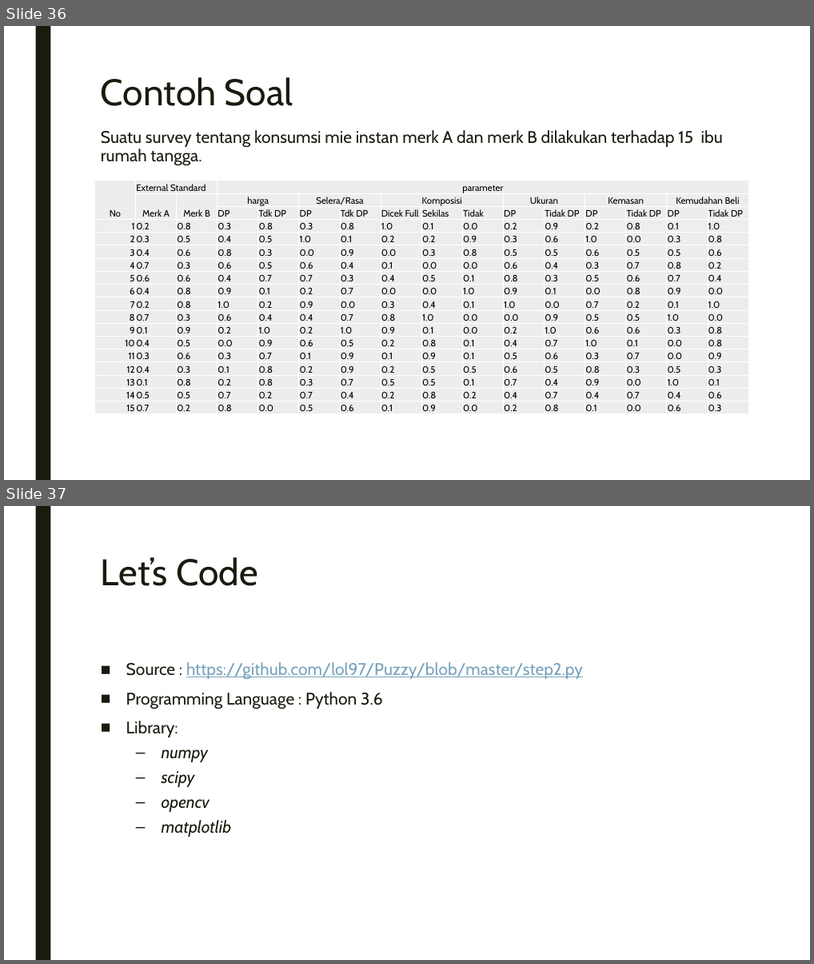
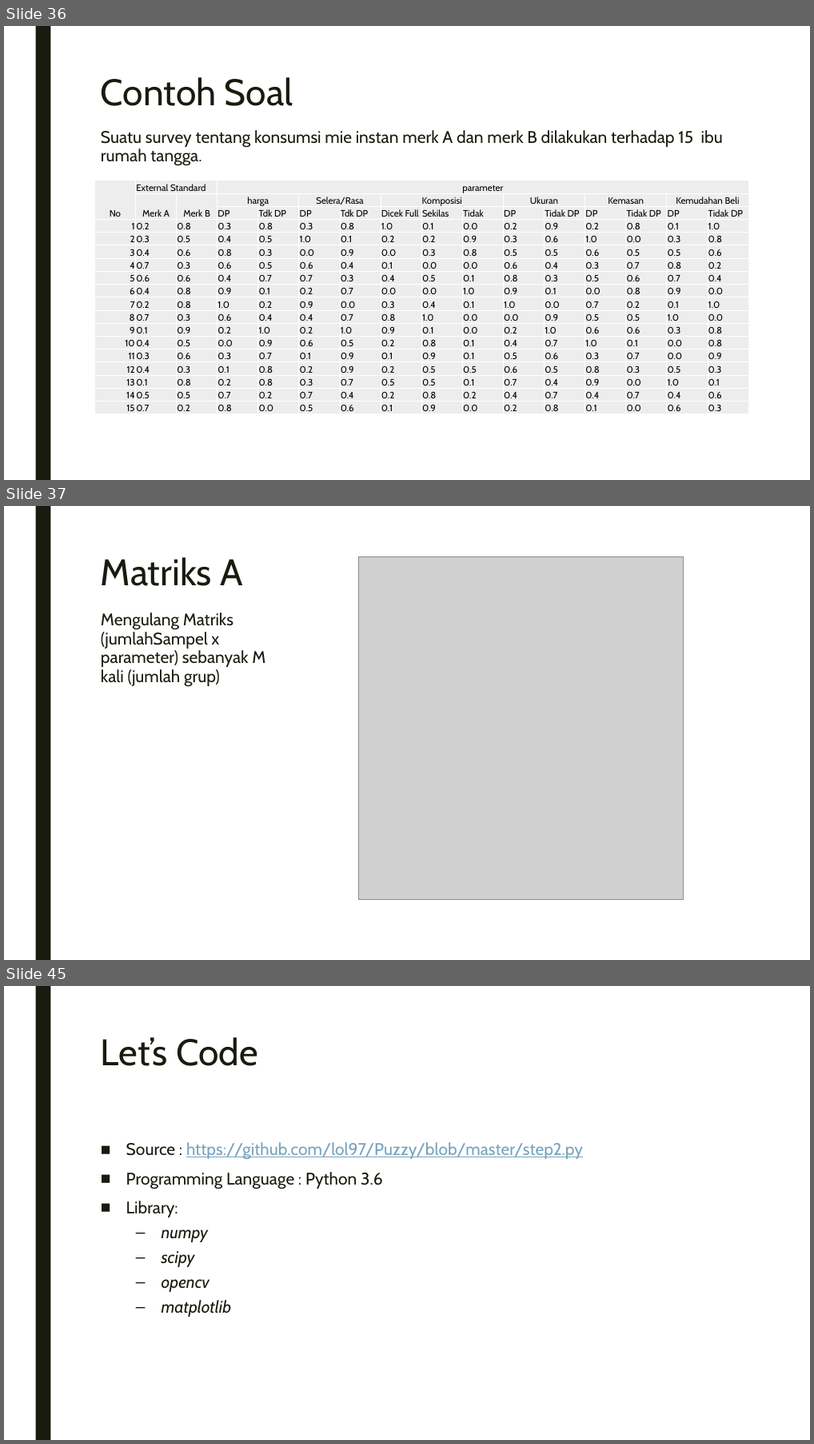
Before and after one commit to lol97/Puzzy, a slide deck: Fuzzy Quantification Theory.pptx. Shown one above the other, each under a label of ours: slides 36 and 37 before the commit, slides 36, 37 and 45 after it; the slides between them are not shown. The pictures are 814x964 and 814x1444 pixels, drawn with LibreOffice and Linux fonts; fonts in the diff are those of the drawing; grey boxes stand for pictures. Boxes give left, top, right and bottom in pixels: in the first picture for what was removed or moved away, otherwise in the second. Text is boxed around its words. In the diff, an @@ line names an element or a change of style, - is before the commit and + after.

```diff
--- a/Fuzzy Quantification Theory.pptx
+++ b/Fuzzy Quantification Theory.pptx
@@ slide 37 added at (x1=4, y1=506, x2=810, y2=960), background #FFFFFF; not listed: 1 template element that a slide beside it also shows @@
@@ title added at (x1=101, y1=557, x2=242, y2=586), 44 pt, text #191B0E @@
+Matriks A
@@ picture added at (x1=358, y1=557, x2=683, y2=900) @@
@@ text added at (x1=101, y1=612, x2=266, y2=687), 20 pt, text #191B0E @@
+Mengulang Matriks (jumlahSampel x parameter) sebanyak M kali (jumlah grup)
@@ what was slide 37 is now slide 45 @@
```
Also in this commit, not shown: 7 other slides added, 19 other files.
